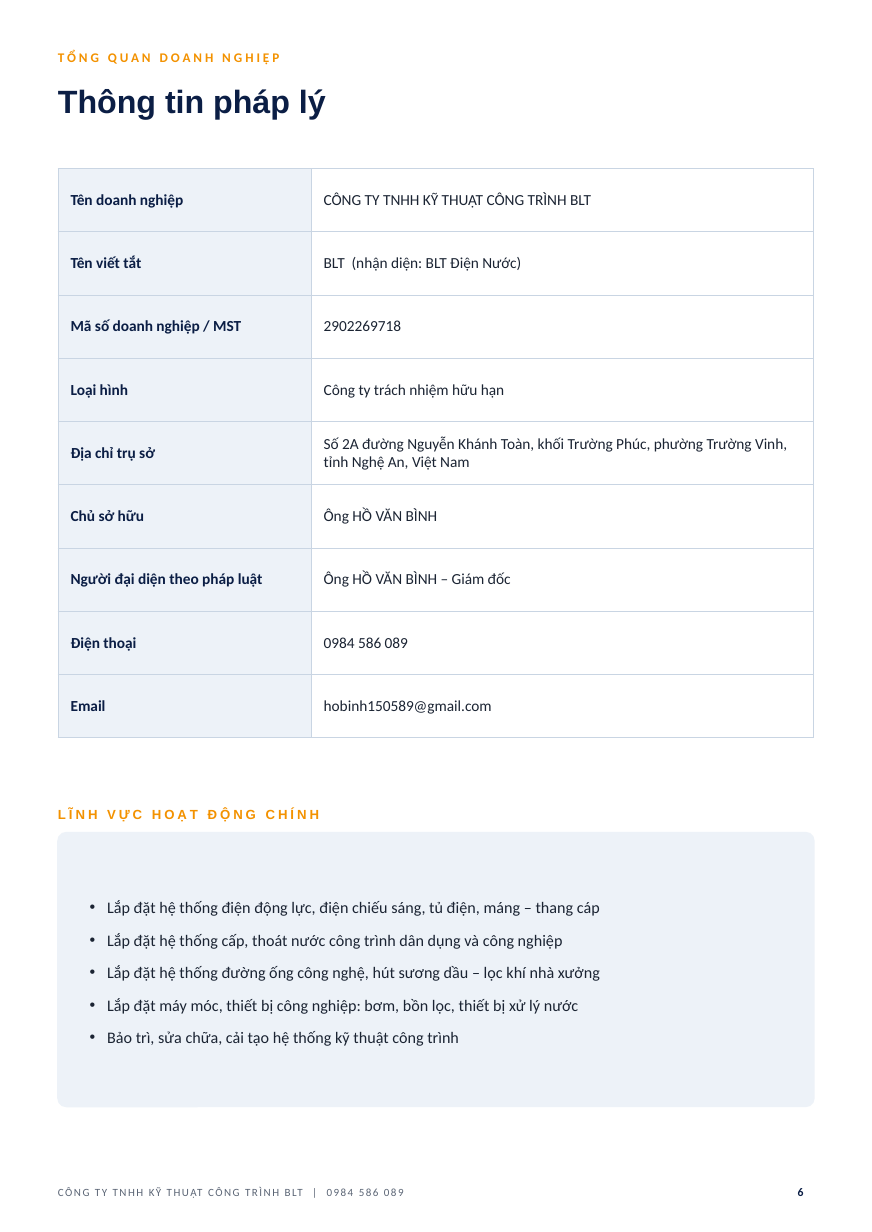
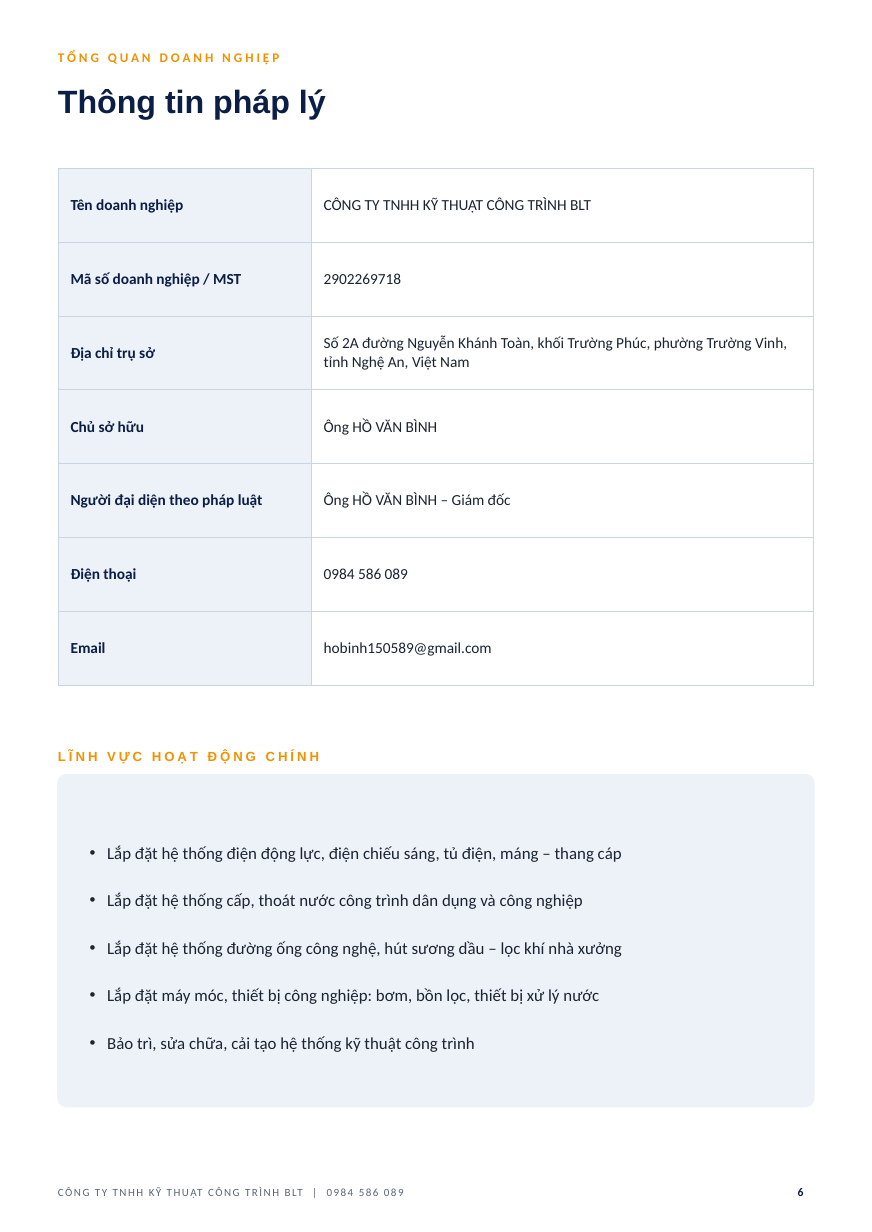
Before and after one commit to haquyenkl2-sys/C-NG-TY-CP-TH-NG-M-I-T-NG-H-P-MINH-PH-T, a slide deck: slide 6 of ho-so-nang-luc-BLT/HO_SO_NANG_LUC_BLT.pptx. Drawn at 872x1232 pixels with LibreOffice and Linux fonts; fonts in the diff are those of the drawing; background and template pictures are left out. Boxes give left, top, right and bottom in pixels: in the first picture for what was removed or moved away, otherwise in the second. Text is boxed around its words. In the diff, an @@ line names an element or a change of style, - is before the commit and + after.

```diff
--- a/ho-so-nang-luc-BLT/HO_SO_NANG_LUC_BLT.pptx
+++ b/ho-so-nang-luc-BLT/HO_SO_NANG_LUC_BLT.pptx
@@ table at [58,169,814,660] @@
-row 2: Tên viết tắt | BLT (nhận diện: BLT Điện Nước)
-row 4: Loại hình | Công ty trách nhiệm hữu hạn
@@ text "LĨNH VỰC HOẠT ĐỘNG CHÍNH": place and size @@
-text "LĨNH VỰC HOẠT ĐỘNG CHÍNH" at [58,808,320,822]
+text "LĨNH VỰC HOẠT ĐỘNG CHÍNH" at [58,751,320,764]
@@ rounded rectangle: place and size @@
-rounded rectangle at [58,833,814,1107]
+rounded rectangle at [58,775,814,1107]
@@ rounded rectangle at [58,775,814,1107]: proportions changed @@
@@ text "Lắp đặt hệ thống điện ...": place and size @@
-text "Lắp đặt hệ thống điện ..." at [107,900,600,1046]
+text "Lắp đặt hệ thống điện ..." at [107,845,622,1052]
@@ text "Lắp đặt hệ thống điện ..." at [107,845,622,1052]: size 11 to 11.5 pt; line spacing 1 to 1.7 @@
```
Also in this commit, not shown: 2 other files.
